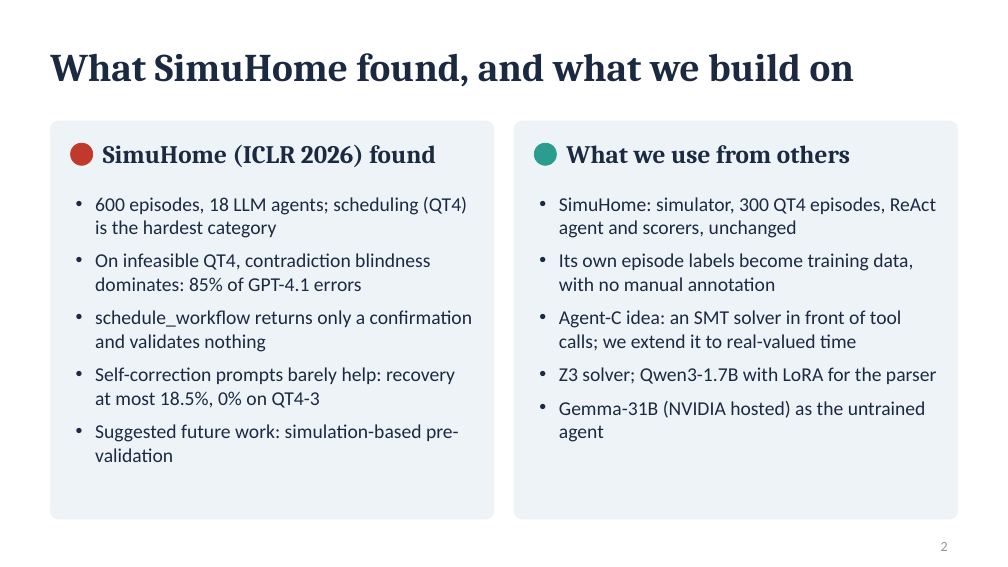
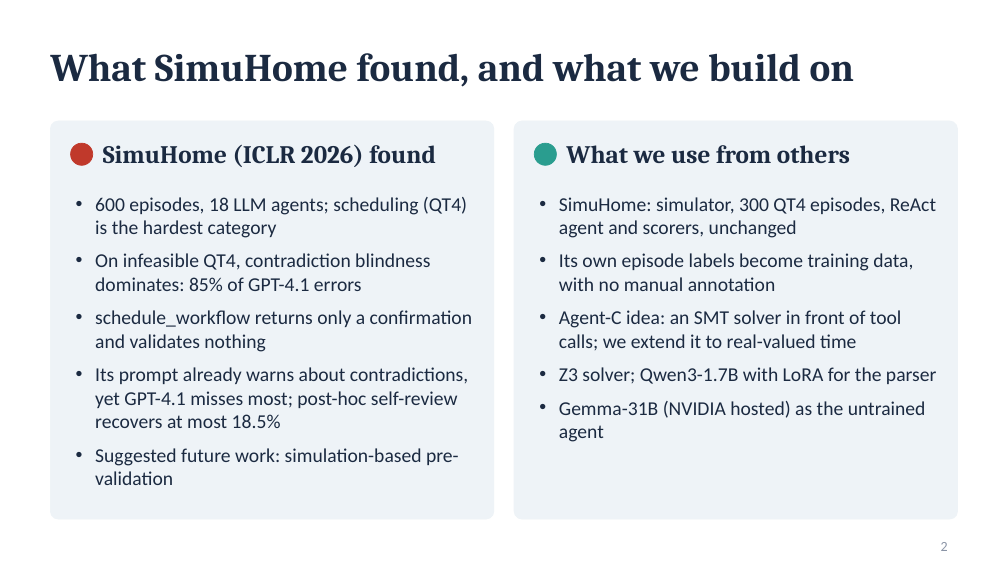
Before and after one commit to Kazuto16K/Simu-home-extention-research, a slide deck: slide 2 of docs/Project_Presentation.pptx. Drawn at 1008x567 pixels with LibreOffice and Linux fonts; fonts in the diff are those of the drawing. Boxes give left, top, right and bottom in pixels: in the first picture for what was removed or moved away, otherwise in the second. Text is boxed around its words. In the diff, an @@ line names an element or a change of style, - is before the commit and + after.

```diff
--- a/docs/Project_Presentation.pptx
+++ b/docs/Project_Presentation.pptx
@@ text at bbox=[95, 367, 468, 428]: text changed @@
-• Self-correction prompts barely help: recovery at most 18.5%, 0% on QT4-3
+• Its prompt already warns about contradictions, yet GPT-4.1 misses most; post-hoc self-review recovers at most 18.5%
```
Also in this commit, not shown: 1 other slide changed, 4 other files.
